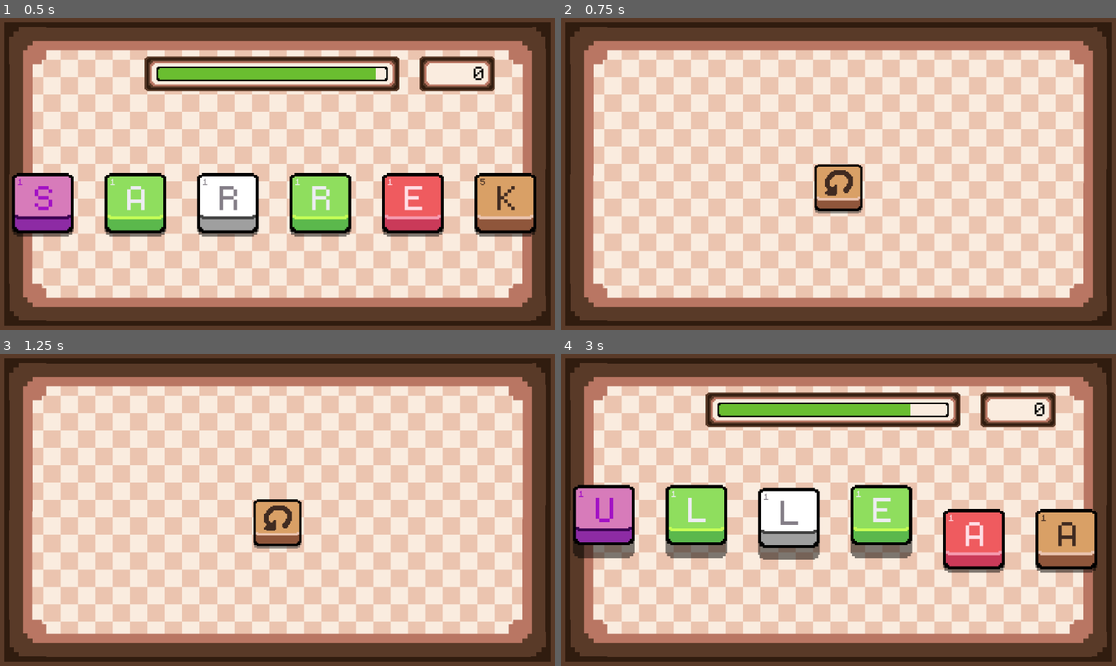
Above: before the commit, frames 1-4 (two rows, left to right).
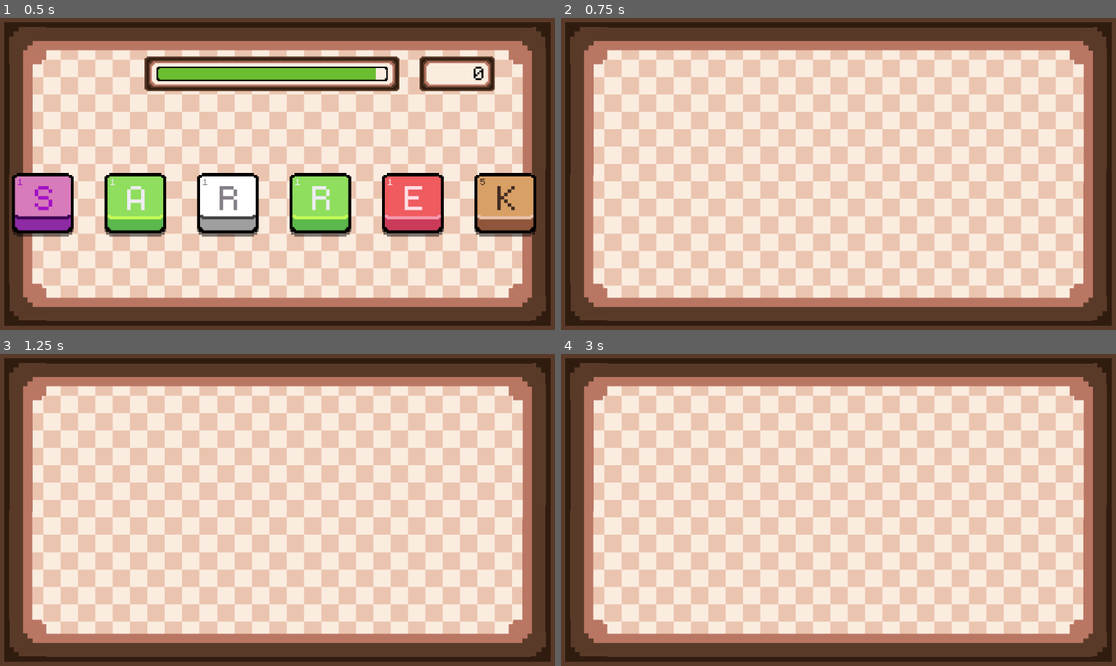
Above: after the commit, the same moments.

Repository: lohchness/Swivle
Game: Godot game, scene res://scenes/Game.tscn
Two runs of this game, one before a commit and one after it. Both use one fixed random seed, a clock stepped at 60 frames per second and the inputs below.
Inputs (mouse positions are in pixels of both pictures, inside the frame that each line leads up to):
- Up to frame 1 (0.5 s): no input
- Up to frame 2 (0.75 s): tap Enter (DEBUG_END) at 0.5 s; move the mouse to (605, 205) at 0.52 s; hold 5 (FIVE) from 0.53 s (still down); click (605, 205) at 0.67 s
- Up to frame 3 (1.25 s): keep holding 5 (FIVE)
- Up to frame 4 (3 s): release 5 (FIVE) at 1.25 s; click (838, 522) at 1.27 s; move the mouse to (694, 541) at 2.02 s; tap 4 (FOUR) at 2.1 s; click (694, 541) at 2.17 s; tap Space (Pivot) at 2.75 s; move the mouse to (788, 541) at 2.77 s; hold 1 (ONE) from 2.78 s (still down); click (788, 541) at 2.92 s

Frame 1 is identical in both runs. In frame 2, 1.3% of the frame differs, in the area x 45-55%, y 46-63%; in frame 3, 1.3%; in frame 4, 21%, in the area x 2-97%, y 12-71%.

Commit message:
chore: clearer method names

Diff:
--- a/scripts/CountdownBar.gd
+++ b/scripts/CountdownBar.gd
@@ -67,12 +67,7 @@
 	curr_rate = to
 
 
-func game_over() -> void:
-	curr_rate = 0
-	set_physics_process(false)
-
-
-func new_game() -> void:
+func restart_timer() -> void:
 	curr_rate = START_RATE
 	percentage = 1.0
 	target_percentage = percentage
@@ -85,6 +80,5 @@
 
 
 func unpause() -> void:
-	curr_rate = START_RATE
+	update_rate()
 	set_physics_process(true)
-	update_rate()
--- a/scripts/Game.gd
+++ b/scripts/Game.gd
@@ -8,6 +8,7 @@
 
 @onready var hand: Hand = $Hand
 @onready var processor: Processor = $WordProcessor
+@onready var topbar: TopBar = $TopBar
 @onready var score_counter: Label = $TopBar/ScoreWindow/ScoreCounter
 @onready var timer: CountdownBar = $TopBar/Timer
 @onready var restart_key: RestartControlKey = $RestartControlKey
@@ -61,15 +62,24 @@
 
 func game_over() -> void:
 	game_state = State.GAMEOVER
-	hand.game_over()
-	$TopBar.game_over()
-	restart_key.game_over()
+
+	var offset: Vector2 = Vector2(0, 500)
+	hand.move_off_screen(offset)
+
+	topbar.move_off_screen(offset)
+	topbar.pause_timer()
+
+	restart_key.move_off_screen()
 
 
 func restart() -> void:
 	game_state = State.RUNNING
 	new_game()
-	hand.new_game()
+
+	hand.move_on_screen()
 	hand.deselect_all()
-	$TopBar.new_game()
-	restart_key.new_game()
+
+	topbar.move_on_screen()
+	topbar.restart_timer()
+
+	restart_key.move_on_screen()
--- a/scripts/Hand.gd
+++ b/scripts/Hand.gd
@@ -198,13 +198,13 @@
 	return sum
 
 
-func game_over() -> void:
+func move_off_screen(offset: Vector2) -> void:
 	#set_physics_process(false)
-	off_screen = base_position - Vector2(0, 500)
+	off_screen = base_position - offset
 
 	#for key in keys:
 	#key.set_physics_process(false)
 
 
-func new_game() -> void:
+func move_on_screen() -> void:
 	off_screen = base_position
--- a/scripts/TopBar.gd
+++ b/scripts/TopBar.gd
@@ -1,7 +1,10 @@
+class_name TopBar
 extends Node2D
 
 var base_position: Vector2
 var off_screen: Vector2
+
+@onready var timer: CountdownBar = $Timer
 
 
 func _ready() -> void:
@@ -13,11 +16,17 @@
 	position = lerp(position, off_screen, 20 * delta)
 
 
-func game_over() -> void:
-	off_screen = base_position - Vector2(0, 500)
-	$Timer.game_over()
+func move_off_screen(offset: Vector2) -> void:
+	off_screen = base_position - offset
 
 
-func new_game() -> void:
+func move_on_screen() -> void:
 	off_screen = base_position
-	$Timer.new_game()
+
+
+func pause_timer() -> void:
+	timer.pause()
+
+
+func restart_timer() -> void:
+	timer.restart_timer()
--- a/scripts/controls/restart_control_key.gd
+++ b/scripts/controls/restart_control_key.gd
@@ -3,7 +3,7 @@
 
 signal restart_pressed
 
-const TARGET: Vector2 = Vector2(576, 352)
+const TARGET: Vector2 = Vector2(576, 337)
 
 var base_position: Vector2
 var offset: Vector2
@@ -21,11 +21,11 @@
 	position = lerp(position, base_position + offset, 20 * delta)
 
 
-func game_over() -> void:
+func move_on_screen() -> void:
 	offset = TARGET - base_position
 
 
-func new_game() -> void:
+func move_off_screen() -> void:
 	offset = Vector2.ZERO
 
 
